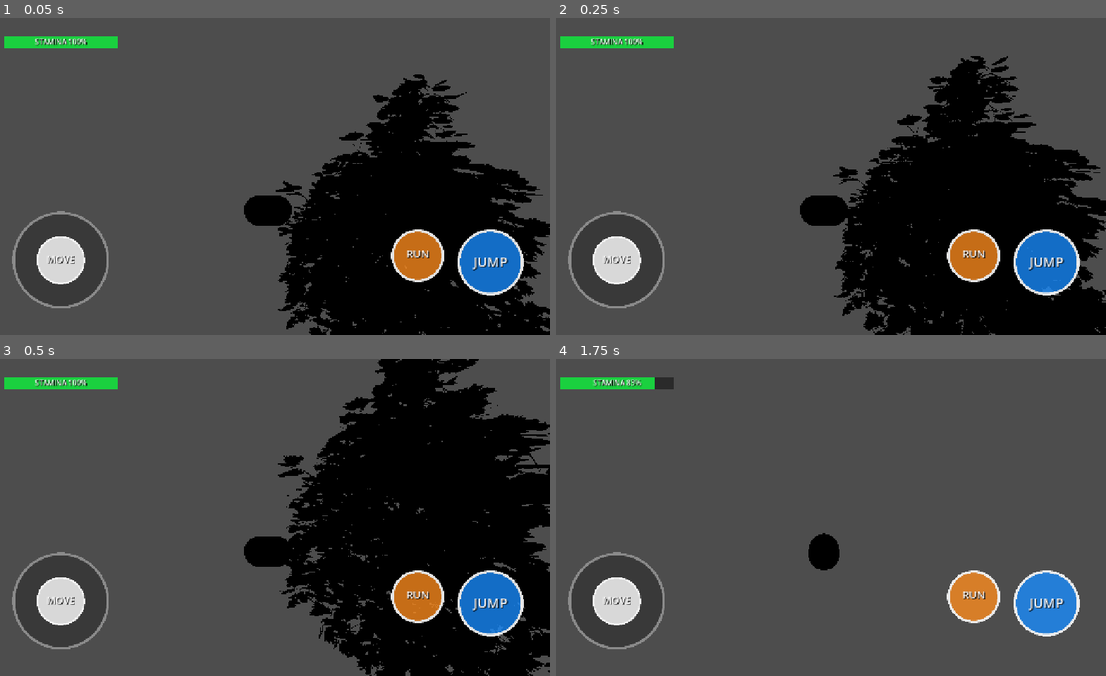
Above: before the commit, frames 1-4 (two rows, left to right).
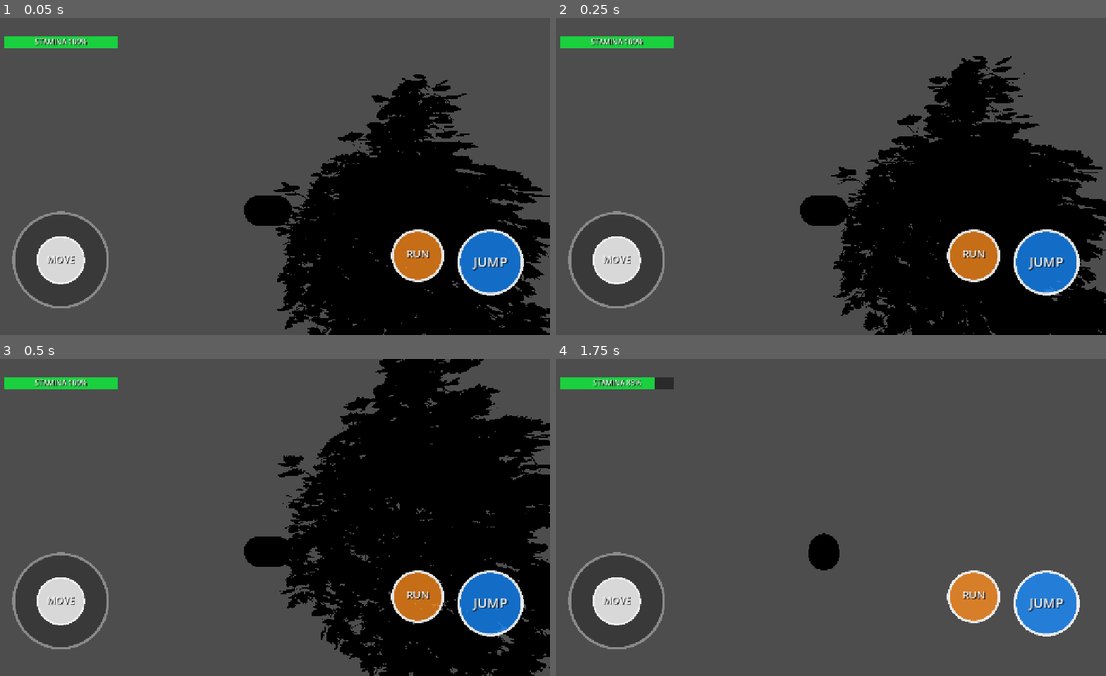
Above: after the commit, the same moments.

Repository: mehmetdem2005/Acik-dunya_oyun
Game: Godot game, scene res://scenes/world/world.tscn
The game is run twice, just before and just after one commit, with the same random seed, the same clock (stepped at 60 frames per second) and the same inputs.
Inputs (mouse positions are in pixels of both pictures, inside the frame that each line leads up to):
- Up to frame 1 (0.05 s): no input
- Up to frame 2 (0.25 s): no input
- Up to frame 3 (0.5 s): no input
- Up to frame 4 (1.75 s): move the mouse to (946, 501) at 0.52 s; hold D 0.53-1.25 s; hold Shift 0.53-1.25 s; click (946, 501) at 0.67 s; tap Space at 0.77 s; drag from (710, 533) to (798, 580) at 1.27 s

The runs differ from the first frame. In frame 1, 1.2% of the frame differs, in the area x 49-100%, y 18-100%; in frame 2, 1.2%; in frame 3, 1.8%, in the area x 51-100%, y 0-100%; in frame 4, nothing differs.

Commit message:
Fix: igne titremesi + bozuk ruzgar (windmask regresyonu geri alindi)
Onceki commit'te eklenen needle_windmask vertex carpani hataliydi:
kart-yerel UV (her igne kartinda 0..1) ile orneklenince mask kartin
ICINDE gradyan oluyordu -> kartin alt/ust vertex'leri farkli amp aliyor
-> ruzgar salinirken her kart gerilip carpiliyor = yapraklar yanip
soner gibi titreme + gercekci olmayan hareket.

windmask bu atlas-kart igne sistemine yapisal olarak uymaz; igne
sertligi zaten flex (UV2.x) + yukseklik ile dogru yapiliyor. Vertex
windmask carpani ve ilgili uniform/baglama kaldirildi -> ruzgar onceki
ayarli hiyerarsik salinima (gust+flutter) geri dondu. needle_height
(mikro-AO) ve needle_bent statik, titremeyle ilgisi yok -> korundu.

Dogrulama: parse temiz, shader derlendi, sahne sifir hatayla yuklendi,
render igne dogal; PINE_TRIS=76744 (geometri degismedi).

https://claude.ai/code/session_01SAupt6yXBr9DzE6Ykd1e1F

Diff:
--- a/mouse_open_world_clean_project/scripts/world/pine_tree.gd
+++ b/mouse_open_world_clean_project/scripts/world/pine_tree.gd
@@ -350,10 +350,9 @@
 				sm.set_shader_parameter("needle_variation", n_var)
 			else:
 				sm.set_shader_parameter("variation_amt", 0.0)
-			var n_wm := _tex_or(needle_windmask_tex, _TEX_ROOT + "needles/pine_needles_wind_mask_1k.png")
-			sm.set_shader_parameter("use_windmask", 1.0 if n_wm != null else 0.0)
-			if n_wm != null:
-				sm.set_shader_parameter("needle_windmask", n_wm)
+			# needle_windmask bilerek bağlanmıyor: atlas-kart iğne sisteminde
+			# kart-yerel UV kartı çarpıtıp titremeye yol açıyor (sertlik
+			# zaten flex/yükseklik ile yapılıyor).
 			var n_hg := _tex_or(needle_height_tex, _TEX_ROOT + "needles/pine_needles_height_1k.png")
 			sm.set_shader_parameter("use_height_tex", 1.0 if n_hg != null else 0.0)
 			if n_hg != null:
--- a/mouse_open_world_clean_project/shaders/pine_wind.gdshader
+++ b/mouse_open_world_clean_project/shaders/pine_wind.gdshader
@@ -27,10 +27,10 @@
 uniform vec2 wind_dir = vec2(1.0, 0.35);
 
 // Ek ultra haritalar (use_*/bent_amt = 0 -> nötr, eski görünüm korunur).
-uniform sampler2D needle_windmask : hint_default_white, filter_linear_mipmap;
+// NOT: needle_windmask bu atlas-kart sistemine UYMAZ (kart-yerel UV
+// kartı çarpıtır -> titreme); iğne sertliği zaten flex/h ile yapılıyor.
 uniform sampler2D needle_height : hint_default_white, filter_linear_mipmap;
 uniform sampler2D needle_bent : hint_normal, filter_linear_mipmap;
-uniform float use_windmask : hint_range(0.0, 1.0) = 0.0;
 uniform float use_height_tex : hint_range(0.0, 1.0) = 0.0;
 uniform float bent_amt : hint_range(0.0, 1.0) = 0.0;
 
@@ -42,9 +42,6 @@
 	float flex = UV2.x;
 	float h = clamp(VERTEX.y / max(tree_height, 0.001), 0.0, 1.0);
 	float amp = wind_strength * mix(pow(h, 1.5) * 0.25, 1.0, clamp(flex, 0.0, 1.0));
-	// Sert/odunsu demetler daha az sallanır (windmask kanalı).
-	float wm = textureLod(needle_windmask, UV, 0.0).r;
-	amp *= mix(1.0, wm, use_windmask);
 	vec3 wp = (MODEL_MATRIX * vec4(VERTEX, 1.0)).xyz;
 	float t = TIME * wind_speed + wp.x * 0.15 + wp.z * 0.15;
 	float gust = sin(t) * 0.7 + sin(t * 2.7) * 0.3;
